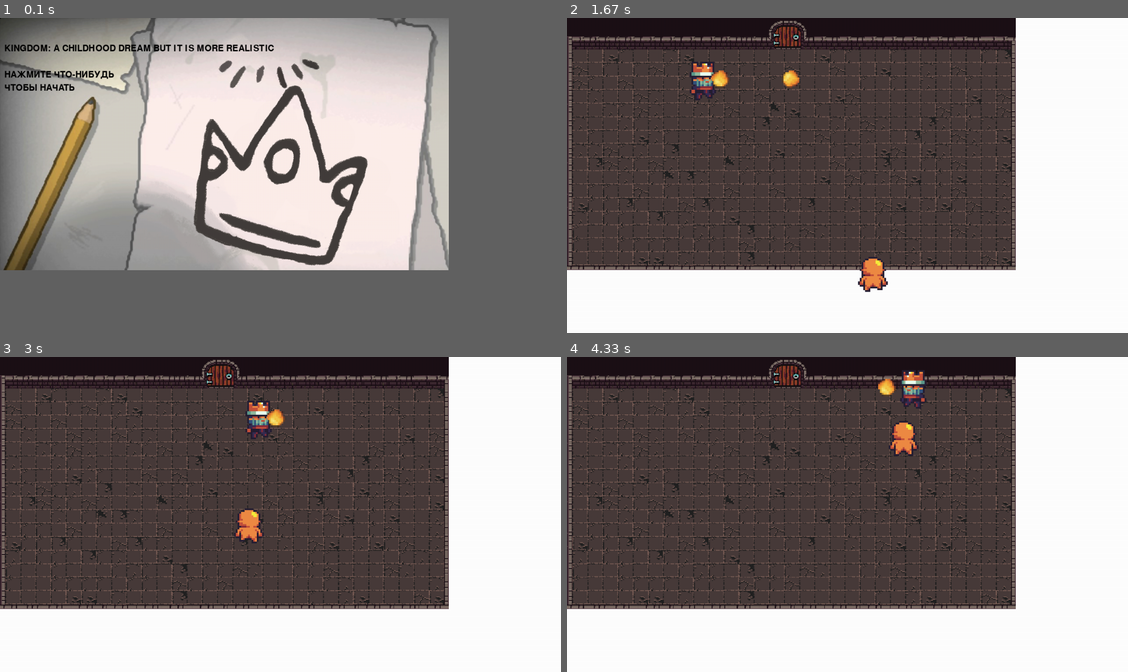
Above: before the commit, frames 1-4 (two rows, left to right).
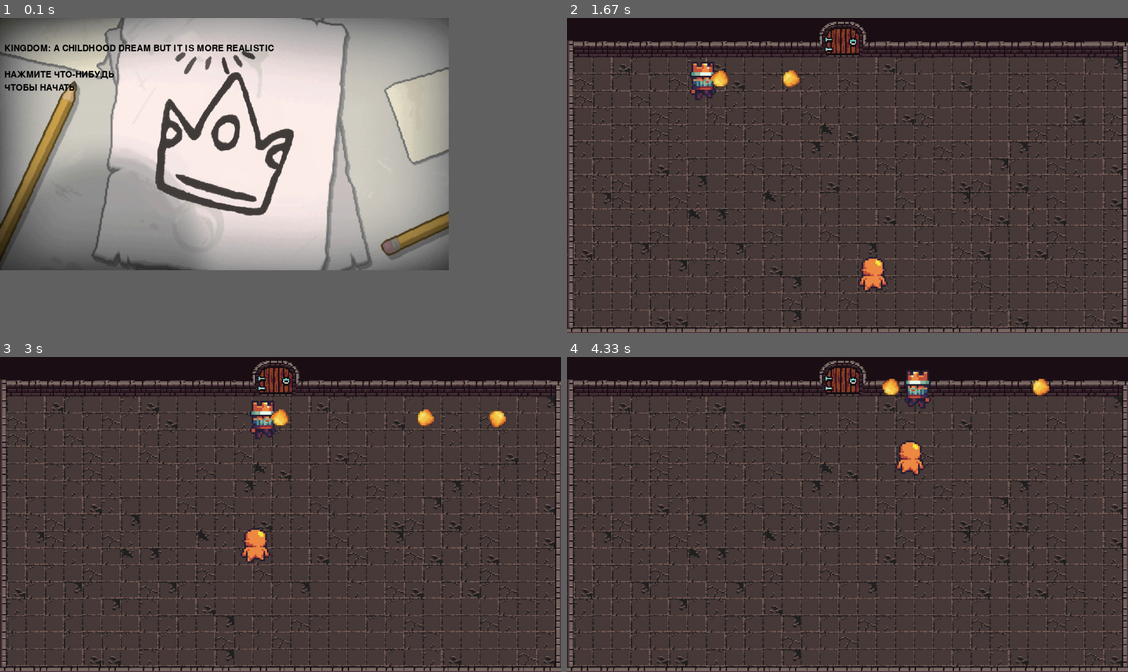
Above: after the commit, the same moments.

Repository: DImiir/PYGAMEproject
Game: pygame game, started from main.py
Same seed, same stepped clock (60 frames per second), same inputs: the game is played once before the commit and once after it.
Inputs (mouse positions are in pixels of both pictures, inside the frame that each line leads up to):
- Up to frame 1 (0.1 s): no input
- Up to frame 2 (1.67 s): click (791, 144) at 0.38 s; tap F at 0.67 s; hold D 1-1.47 s; hold Right 1-1.47 s; hold Q from 1.5 s (still down); hold Right from 1.5 s (still down); hold D from 1.5 s (still down)
- Up to frame 3 (3 s): release Q at 1.97 s; release Right at 1.97 s; release D at 1.97 s; tap F at 2 s; hold F 2.33-2.8 s; hold D 2.33-2.8 s; hold Right from 2.83 s (still down); hold D from 2.83 s (still down)
- Up to frame 4 (4.33 s): release Right at 3.3 s; release D at 3.3 s; hold Up 3.33-3.63 s; hold W 3.33-3.63 s; hold Right 3.67-4.13 s; hold D 3.67-4.13 s; hold Left from 4.17 s (still down); hold A from 4.17 s (still down)

The runs differ from the first frame. In frame 1, 36% of the frame differs, in the area x 0-80%, y 0-81%; in frame 2, 53%; in frame 3, 55%, in the area x 0-100%, y 0-100%; in frame 4, 55%.

Commit message:
ПОЛНОЭКРАННЫЙ РЕЖИМ ЮХУУУ, а ещё экран поражения. возможно что-то ещё.

Diff:
--- a/main.py
+++ b/main.py
@@ -11,15 +11,15 @@
 screen = pygame.display.set_mode(size)
 pygame.display.set_caption("KINGDOM: A CHILDHOOD DREAM BUT IT IS MORE REALISTIC")
 clock = pygame.time.Clock()
+fullscreen_mode = False
 
 
 class Character(pygame.sprite.Sprite):
     def __init__(self, pos_x, pos_y):
         super().__init__(all_sprites)
         self.first_pos = pygame.image.load('pictures/character/1pos.tiff')
-        self.image = pygame.transform.scale(
-            self.first_pos, (self.first_pos.get_width() * 4,
-                             self.first_pos.get_height() * 4))
+        self.image = pygame.transform.scale(self.first_pos, (self.first_pos.get_width() * 4,
+                                                             self.first_pos.get_height() * 4))
         self.frames_for_right = [pygame.image.load('pictures/character/go_right1.tiff'),
                                  pygame.image.load('pictures/character/go_right1.tiff'),
                                  pygame.image.load('pictures/character/go_right2.tiff'),
@@ -39,19 +39,21 @@
         self.rect = self.image.get_rect().move(pos_x, pos_y)
         self.pos_x = pos_x
         self.pos_y = pos_y
+        self.HP = 100
+        self.last_hit = 0
 
     def move(self):
         if to_up1:
             if self.pos_y > 35:
                 self.pos_y -= self.speed
         if to_down1:
-            if self.pos_y < height - self.image.get_height() - 15:
+            if self.pos_y < height / 0.8 - self.image.get_height() - 15:
                 self.pos_y += self.speed
         if to_left1:
             if self.pos_x > 15:
                 self.pos_x -= self.speed
         if to_right1:
-            if self.pos_x < width - self.image.get_width() - 15:
+            if self.pos_x < width / 0.8 - self.image.get_width() - 15:
                 self.pos_x += self.speed
         self.rect = self.image.get_rect().move(self.pos_x, self.pos_y)
 
@@ -108,14 +110,19 @@
             self.right = True
             self.up = False
 
+    def hit(self, damage):
+        if pygame.time.get_ticks() - self.last_hit >= 2000:
+            self.HP -= damage
+            self.last_hit = pygame.time.get_ticks()
+            if self.HP <= 0:
+                all_sprites.remove(self)
+
 
 class Attack(pygame.sprite.Sprite):
     def __init__(self, pos_x, pos_y, movement):
         super().__init__(all_sprites, attacks)
         first_pos = pygame.image.load('pictures/gold_attack/gold1.tiff')
-        self.image = pygame.transform.scale(
-            first_pos, (first_pos.get_width() * 4,
-                        first_pos.get_height() * 4))
+        self.image = pygame.transform.scale(first_pos, (first_pos.get_width() * 4, first_pos.get_height() * 4))
         self.rect = self.image.get_rect().move(pos_x, pos_y)
         self.cur_frame = 0
         self.frames = [pygame.transform.rotate(first_pos, 90), pygame.transform.rotate(first_pos, 180),
@@ -156,9 +163,8 @@
     def __init__(self, pos_x, pos_y):
         super().__init__(all_sprites, enemies)
         self.first_pos = pygame.image.load('pictures/enemy/1pos.tiff')
-        self.image = pygame.transform.scale(
-            self.first_pos, (self.first_pos.get_width() * 4,
-                             self.first_pos.get_height() * 4))
+        self.image = pygame.transform.scale(self.first_pos, (self.first_pos.get_width() * 4,
+                                                             self.first_pos.get_height() * 4))
         self.frames_for_right = [pygame.image.load('pictures/enemy/go_right1.tiff'),
                                  pygame.image.load('pictures/enemy/go_right1.tiff'),
                                  pygame.image.load('pictures/enemy/go_right2.tiff'),
@@ -179,19 +185,20 @@
         self.pos_x = pos_x
         self.pos_y = pos_y
         self.HP = 200
+        self.damage = 20
 
     def move(self):
         if chel.pos_y < self.pos_y:
             if self.pos_y > 35:
                 self.pos_y -= self.speed
         if chel.pos_y > self.pos_y:
-            if self.pos_y < height - self.image.get_height() - 15:
+            if self.pos_y < height / 0.8 - self.image.get_height() - 15:
                 self.pos_y += self.speed
         if chel.pos_x < self.pos_x:
             if self.pos_x > 15:
                 self.pos_x -= self.speed
         if chel.pos_x > self.pos_x:
-            if self.pos_x < width - self.image.get_width() - 15:
+            if self.pos_x < width / 0.8 - self.image.get_width() - 15:
                 self.pos_x += self.speed
         self.rect = self.image.get_rect().move(self.pos_x, self.pos_y)
 
@@ -242,14 +249,40 @@
     sys.exit()
 
 
-def start_screen():
+def start_screen(screen):
+    global fullscreen_mode
+    image = pygame.image.load('pictures/second.tiff')
+    fon = pygame.transform.scale(image, size)
+    screen.blit(fon, (0, 0))
+    start_screen_tool()
+    while True:
+        for event in pygame.event.get():
+            if event.type == pygame.QUIT:
+                terminate()
+            elif event.type == pygame.KEYDOWN and event.key == pygame.K_f:
+                fullscreen_mode = not fullscreen_mode
+                if fullscreen_mode:
+                    screen = pygame.display.set_mode((info.current_w, info.current_h), pygame.FULLSCREEN)
+                    fon = pygame.transform.scale(image, (info.current_w, info.current_h))
+                    screen.blit(fon, (0, 0))
+                    start_screen_tool()
+                else:
+                    screen = pygame.display.set_mode(size)
+                    fon = pygame.transform.scale(image, size)
+                    screen.blit(fon, (0, 0))
+                    start_screen_tool()
+            elif event.type == pygame.KEYDOWN or \
+                    event.type == pygame.MOUSEBUTTONDOWN:
+                return
+        pygame.display.flip()
+        clock.tick(60)
+
+
+def start_screen_tool():
     intro_text = ["KINGDOM: A CHILDHOOD DREAM BUT IT IS MORE REALISTIC",
                   "",
                   "НАЖМИТЕ ЧТО-НИБУДЬ",
                   "ЧТОБЫ НАЧАТЬ"]
-    image = pygame.image.load('pictures/second.tiff')
-    fon = pygame.transform.scale(image, (image.get_width(), image.get_height()))
-    screen.blit(fon, (0, 0))
     font = pygame.font.Font(None, 30)
     text_coord = 50
     for line in intro_text:
@@ -260,86 +293,123 @@
         intro_rect.x = 10
         text_coord += intro_rect.height
         screen.blit(string_rendered, intro_rect)
+
+
+def game_over(screen):
+    global fullscreen_mode
+    image = pygame.image.load('pictures/game_over.tiff')
+    fon = pygame.transform.scale(image, size)
+    if fullscreen_mode:
+        fon = pygame.transform.scale(image, (info.current_w, info.current_h))
+    screen.blit(fon, (0, 0))
+    start_screen_tool()
     while True:
         for event in pygame.event.get():
             if event.type == pygame.QUIT:
                 terminate()
-            elif event.type == pygame.KEYDOWN or \
-                    event.type == pygame.MOUSEBUTTONDOWN:
-                return
+            if event.type == pygame.KEYDOWN and event.key == pygame.K_f:
+                fullscreen_mode = not fullscreen_mode
+                if fullscreen_mode:
+                    screen = pygame.display.set_mode((info.current_w, info.current_h), pygame.FULLSCREEN)
+                    fon = pygame.transform.scale(image, (info.current_w, info.current_h))
+                    screen.blit(fon, (0, 0))
+                    start_screen_tool()
+                else:
+                    screen = pygame.display.set_mode(size)
+                    fon = pygame.transform.scale(image, size)
+                    screen.blit(fon, (0, 0))
+                    start_screen_tool()
         pygame.display.flip()
         clock.tick(60)
 
 
-start_screen()
-clock = pygame.time.Clock()
+start_screen(screen)
 chel = Character(100, 100)
 image = pygame.image.load('pictures/background.png')
-background = pygame.transform.scale(image, (width, height))
-fullscreen_mode = False
+background = pygame.transform.scale(image, (info.current_w, info.current_h))
 to_right1, to_left1, to_up1, to_down1 = False, False, False, False
 while True:
     for event in pygame.event.get():
         if event.type == pygame.QUIT:
             terminate()
-        if event.type == pygame.KEYDOWN:
-            if event.key == pygame.K_a:
-                to_left1 = True
-            if event.key == pygame.K_d:
-                to_right1 = True
-            if event.key == pygame.K_s:
-                to_down1 = True
-            if event.key == pygame.K_w:
-                to_up1 = True
-            if event.key == pygame.K_LEFT:
-                Attack(chel.pos_x - 10, chel.pos_y + 20, 'left')
-            if event.key == pygame.K_RIGHT:
-                Attack(chel.pos_x + 10, chel.pos_y + 20, 'right')
-            if event.key == pygame.K_DOWN:
-                Attack(chel.pos_x + 10, chel.pos_y + 10, 'down')
-            if event.key == pygame.K_UP:
-                Attack(chel.pos_x + 10, chel.pos_y - 10, 'up')
-            if event.key == pygame.K_q:
-                Enemy(random.randint(500, 700), random.randint(500, 700))
-            if event.key == pygame.K_f:
-                fullscreen_mode = not fullscreen_mode
-                if fullscreen_mode:
-                    screen = pygame.display.set_mode((info.current_w, info.current_h), pygame.FULLSCREEN)
-                else:
-                    screen = pygame.display.set_mode(size)
-        if event.type == pygame.KEYUP:
-            if event.key == pygame.K_a:
-                to_left1 = False
-                chel.cur_frame3 = 0
-            if event.key == pygame.K_d:
-                to_right1 = False
-                chel.cur_frame4 = 0
-            if event.key == pygame.K_s:
-                to_down1 = False
-                chel.cur_frame2 = 0
-            if event.key == pygame.K_w:
-                chel.cur_frame1 = 0
-                to_up1 = False
-    screen.fill((255, 255, 255))
-    clock.tick(30)
-    screen.blit(background, (0, 0))
-    if enemies:
-        for enem in enemies:
-            enem.move()
-    if attacks:
-        for atk in attacks:
-            atk.move()
-            if (atk.pos_x <= 10 or atk.pos_x >= width - atk.image.get_width() - 10
-                    or atk.pos_y <= 40 or atk.pos_y >= height - atk.image.get_height() - 10):
-                attacks.remove(atk)
-                all_sprites.remove(atk)
-            if enemies:
-                for enem in enemies:
-                    if atk.rect.colliderect(enem.rect):
-                        enem.hit(atk.damage)
-                        attacks.remove(atk)
-                        all_sprites.remove(atk)
-    chel.move()
-    all_sprites.update()
-    all_sprites.draw(screen)
-    pygame.display.update()
+        if event.type == pygame.KEYDOWN and event.key == pygame.K_f:
+            fullscreen_mode = not fullscreen_mode
+            if fullscreen_mode:
+                screen = pygame.display.set_mode((info.current_w, info.current_h), pygame.FULLSCREEN)
+            else:
+                screen = pygame.display.set_mode(size)
+        if fullscreen_mode:
+            if event.type == pygame.KEYDOWN:
+                if event.key == pygame.K_a:
+                    to_left1 = True
+                if event.key == pygame.K_d:
+                    to_right1 = True
+                if event.key == pygame.K_s:
+                    to_down1 = True
+                if event.key == pygame.K_w:
+                    to_up1 = True
+                if event.key == pygame.K_LEFT:
+                    Attack(chel.pos_x - 10, chel.pos_y + 20, 'left')
+                if event.key == pygame.K_RIGHT:
+                    Attack(chel.pos_x + 10, chel.pos_y + 20, 'right')
+                if event.key == pygame.K_DOWN:
+                    Attack(chel.pos_x + 10, chel.pos_y + 10, 'down')
+                if event.key == pygame.K_UP:
+                    Attack(chel.pos_x + 10, chel.pos_y - 10, 'up')
+                if event.key == pygame.K_q:
+                    Enemy(random.randint(500, 700), random.randint(500, 700))
+            if event.type == pygame.KEYUP:
+                if event.key == pygame.K_a:
+                    to_left1 = False
+                    chel.cur_frame3 = 0
+                if event.key == pygame.K_d:
+                    to_right1 = False
+                    chel.cur_frame4 = 0
+                if event.key == pygame.K_s:
+                    to_down1 = False
+                    chel.cur_frame2 = 0
+                if event.key == pygame.K_w:
+                    chel.cur_frame1 = 0
+                    to_up1 = False
+    if fullscreen_mode:
+        screen.fill((0, 0, 0))
+        clock.tick(30)
+        screen.blit(background, (0, 0))
+        if enemies:
+            for enem in enemies:
+                enem.move()
+        if attacks:
+            for atk in attacks:
+                atk.move()
+                if (atk.pos_x <= 10 or atk.pos_x >= width / 0.8 - atk.image.get_width() - 10
+                        or atk.pos_y <= 40 or atk.pos_y >= height / 0.8 - atk.image.get_height() - 10):
+                    attacks.remove(atk)
+                    all_sprites.remove(atk)
+                if enemies:
+                    for enem in enemies:
+                        if atk.rect.colliderect(enem.rect):
+                            enem.hit(atk.damage)
+                            attacks.remove(atk)
+                            all_sprites.remove(atk)
+        if enemies:
+            for enem in enemies:
+                if chel.rect.colliderect(enem.rect):
+                    chel.hit(enem.damage)
+        if chel not in all_sprites:
+            game_over(screen)
+        chel.move()
+        all_sprites.update()
+        all_sprites.draw(screen)
+        pygame.display.update()
+    else:
+        screen.fill((0, 0, 0))
+        font = pygame.font.Font(None, 50)
+        text1 = font.render("Нажмите F чтобы войти в полноэкранный режим", True, (255, 255, 255))
+        text2 = font.render("(без этого никак)", True, (255, 255, 255))
+        text_x1 = width // 2 - text1.get_width() // 2
+        text_y1 = height // 2 - text1.get_height()
+        text_x2 = width // 2 - text2.get_width() // 2
+        text_y2 = height // 2 + text2.get_height()
+        screen.blit(text1, (text_x1, text_y1))
+        screen.blit(text2, (text_x2, text_y2))
+        pygame.display.flip()
Binary file added: pictures/game_over.tiff
